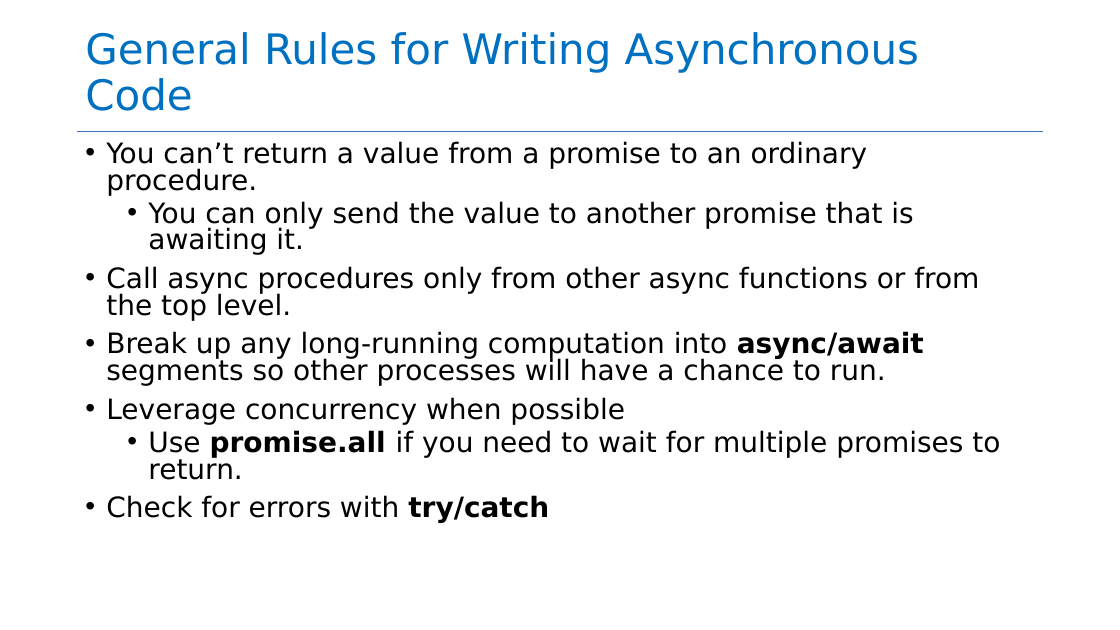
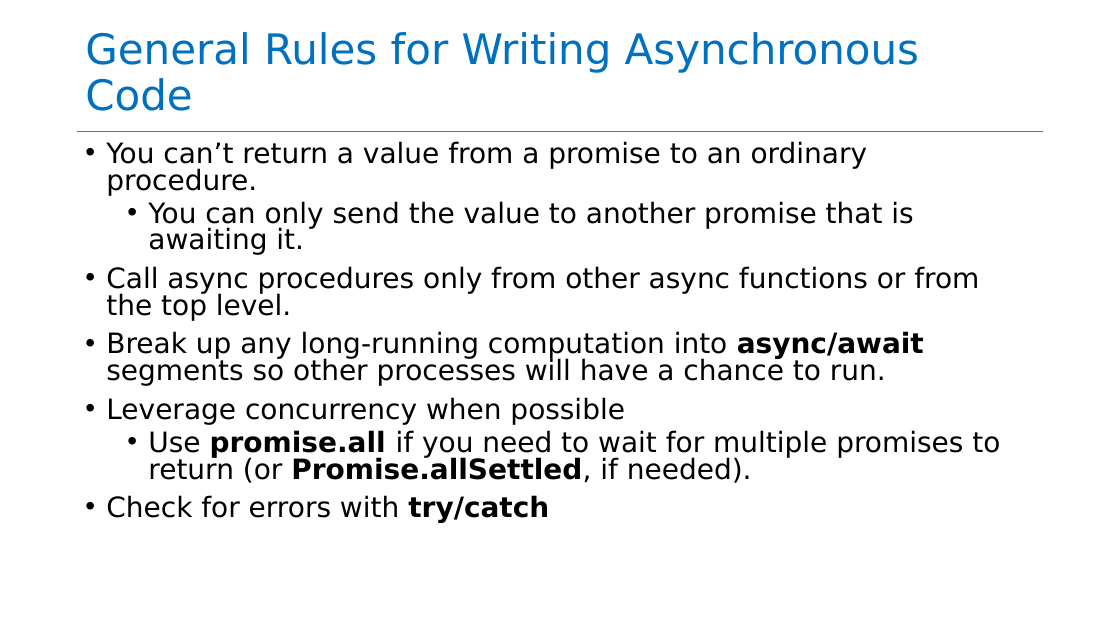
Before and after one commit to yashburshe/CS4530-Fall-2025, a slide deck: slide 33 of Slides/Module 06 Concurrency Patterns in Typescript.pptx (slide 32 before the commit). Drawn at 1120x630 pixels with LibreOffice and Linux fonts; fonts in the diff are those of the drawing. Boxes give left, top, right and bottom in pixels: in the first picture for what was removed or moved away, otherwise in the second. Text is boxed around its words. In the diff, an @@ line names an element or a change of style, - is before the commit and + after.

```diff
--- a/Slides/Module 06 Concurrency Patterns in Typescript.pptx
+++ b/Slides/Module 06 Concurrency Patterns in Typescript.pptx
@@ text at (x1=148, y1=430, x2=1000, y2=483): text changed @@
-  • Use promise.all if you need to wait for multiple promises to return.
+  • Use promise.all if you need to wait for multiple promises to return (or Promise.allSettled, if needed).
```
Also in this commit, not shown: 5 other slides changed, 1 slide added, 2 other files.
